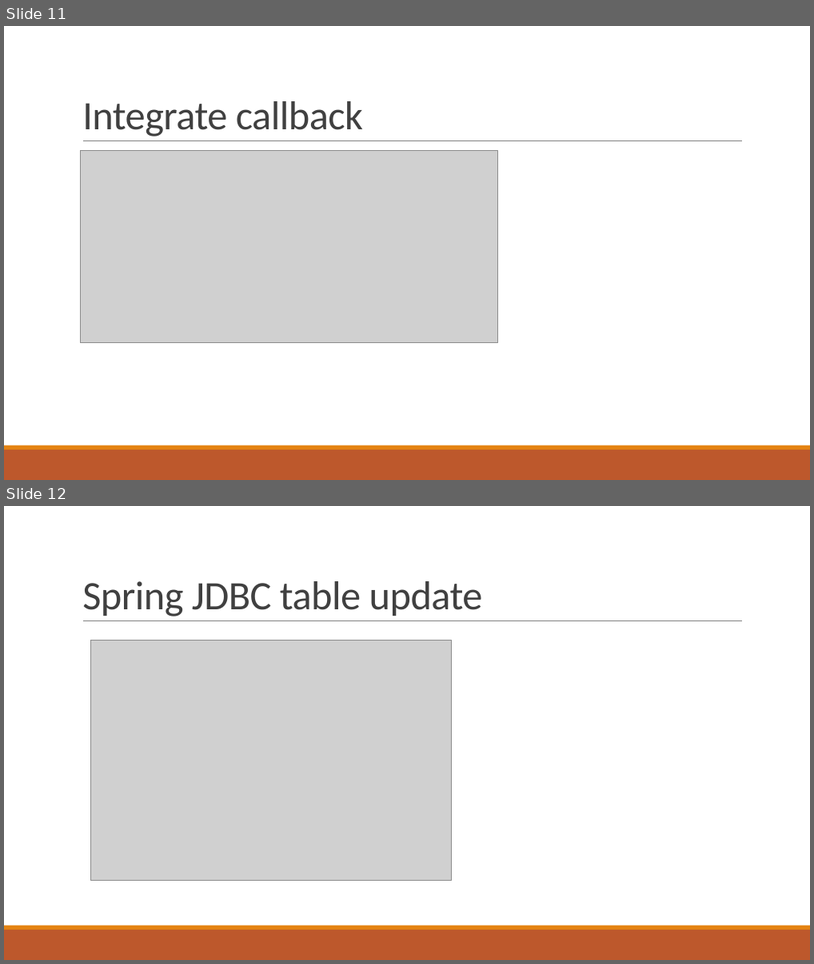
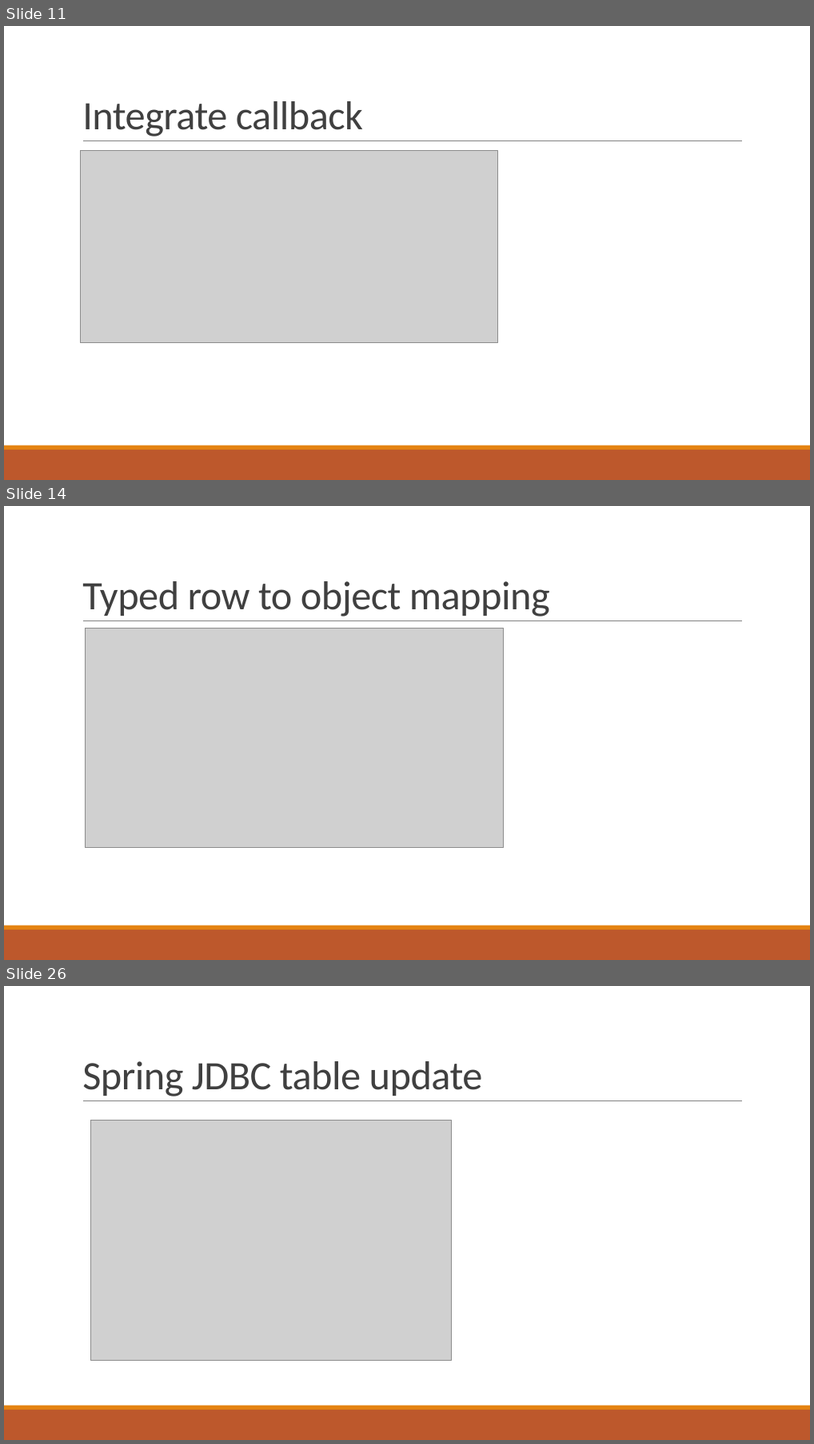
Before and after one commit to haminh10/JAVA_course_Spring_Hibernate_JPA, a slide deck: course/spring_lecture6.pptx. Shown one above the other, each under a label of ours: slides 11 and 12 before the commit, slides 11, 14 and 26 after it; the slides between them are not shown. The pictures are 814x964 and 814x1444 pixels, drawn with LibreOffice and Linux fonts; fonts in the diff are those of the drawing; grey boxes stand for pictures. Boxes give left, top, right and bottom in pixels: in the first picture for what was removed or moved away, otherwise in the second. Text is boxed around its words. In the diff, an @@ line names an element or a change of style, - is before the commit and + after.

```diff
--- a/course/spring_lecture6.pptx
+++ b/course/spring_lecture6.pptx
@@ slide 14 added at [4,506,810,960], background #FFFFFF; not listed: 3 template elements that a slide beside it also shows @@
@@ title added at [82,581,550,616], 48 pt, text #404040 @@
+Typed row to object mapping
@@ picture added at [85,628,504,847] @@
@@ what was slide 12 is now slide 26 @@
```
Also in this commit, not shown: 1 slide changed, 13 other slides added, 2 other files.
